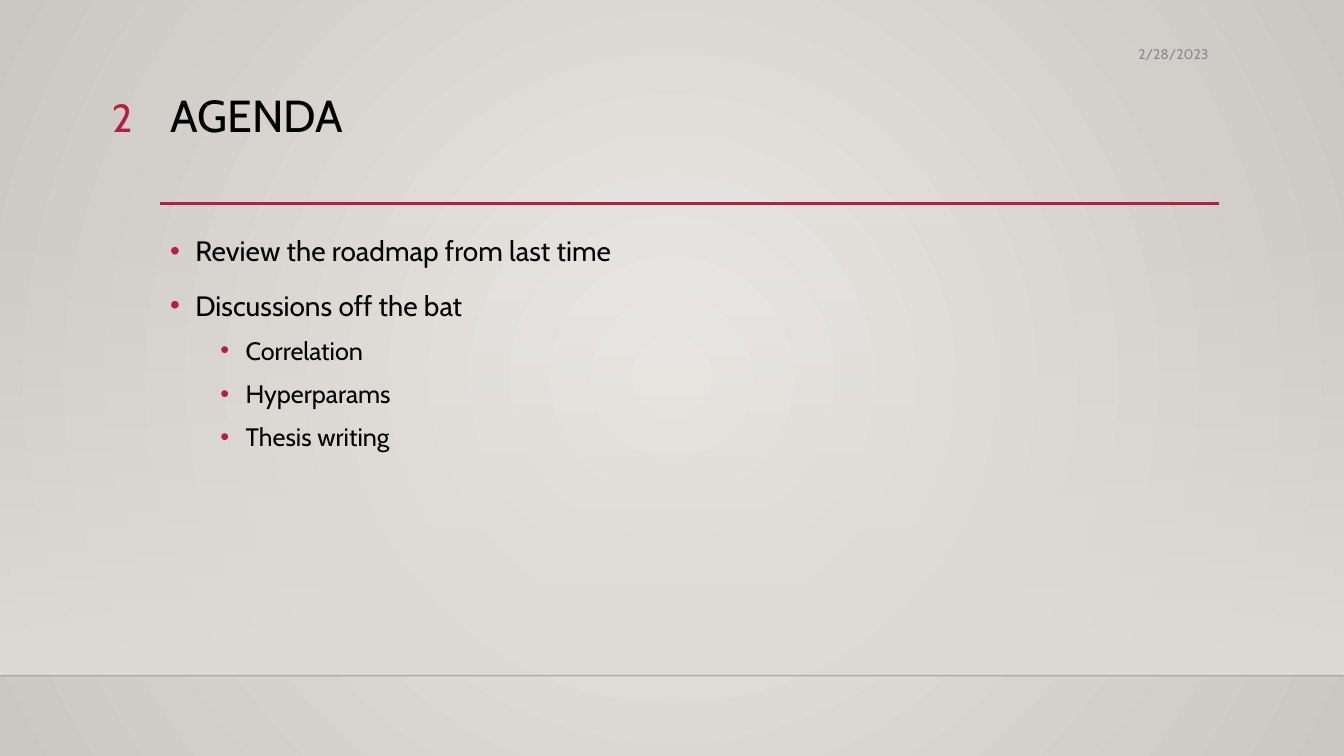
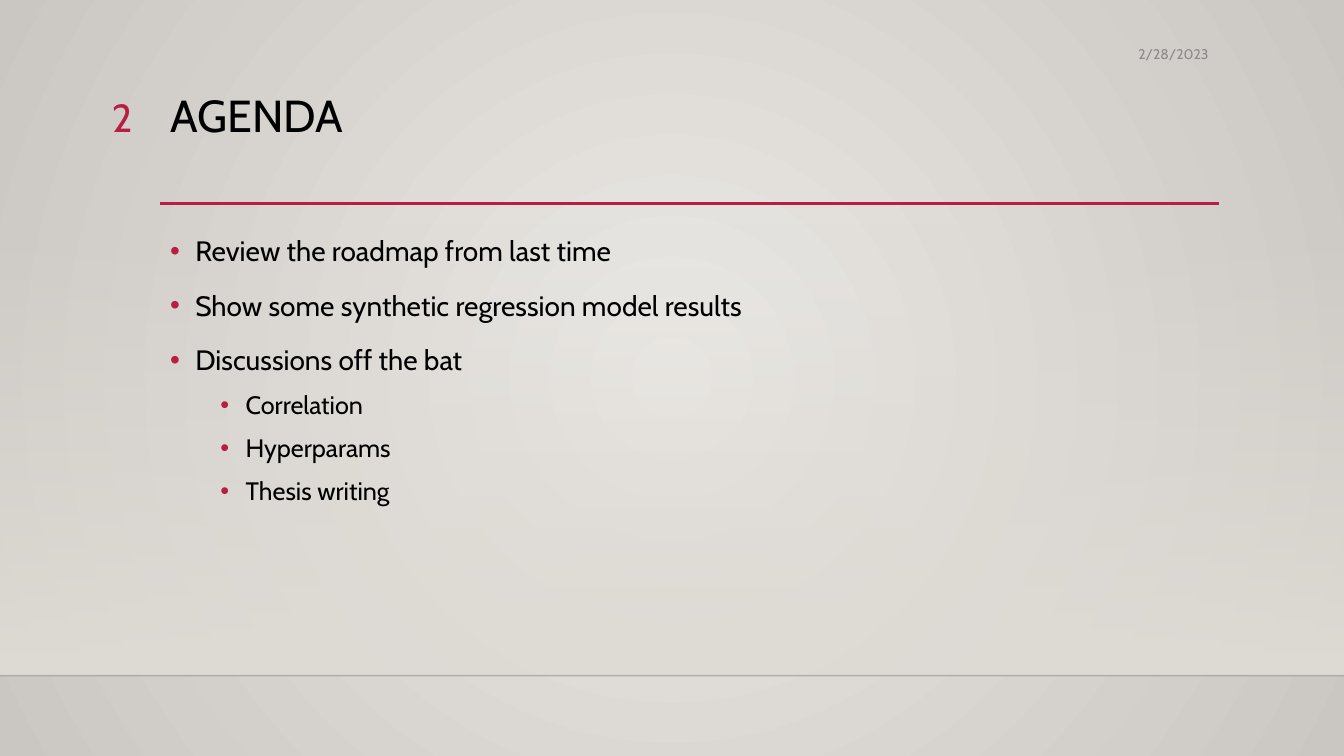
Before and after one commit to sjurmsc/MSC2023, a slide deck: slide 2 of Meeting Presentations/02.03.2023_General_Meeting.pptx. Drawn at 1344x756 pixels with LibreOffice and Linux fonts; fonts in the diff are those of the drawing; background and template pictures are left out. Boxes give left, top, right and bottom in pixels: in the first picture for what was removed or moved away, otherwise in the second. Text is boxed around its words. In the diff, an @@ line names an element or a change of style, - is before the commit and + after.

```diff
--- a/Meeting Presentations/02.03.2023_General_Meeting.pptx
+++ b/Meeting Presentations/02.03.2023_General_Meeting.pptx
@@ text at (x1=195, y1=295, x2=742, y2=322): paragraph added @@
+• Show some synthetic regression model results
```
Also in this commit, not shown: 1 other slide changed, 10 slides added.
